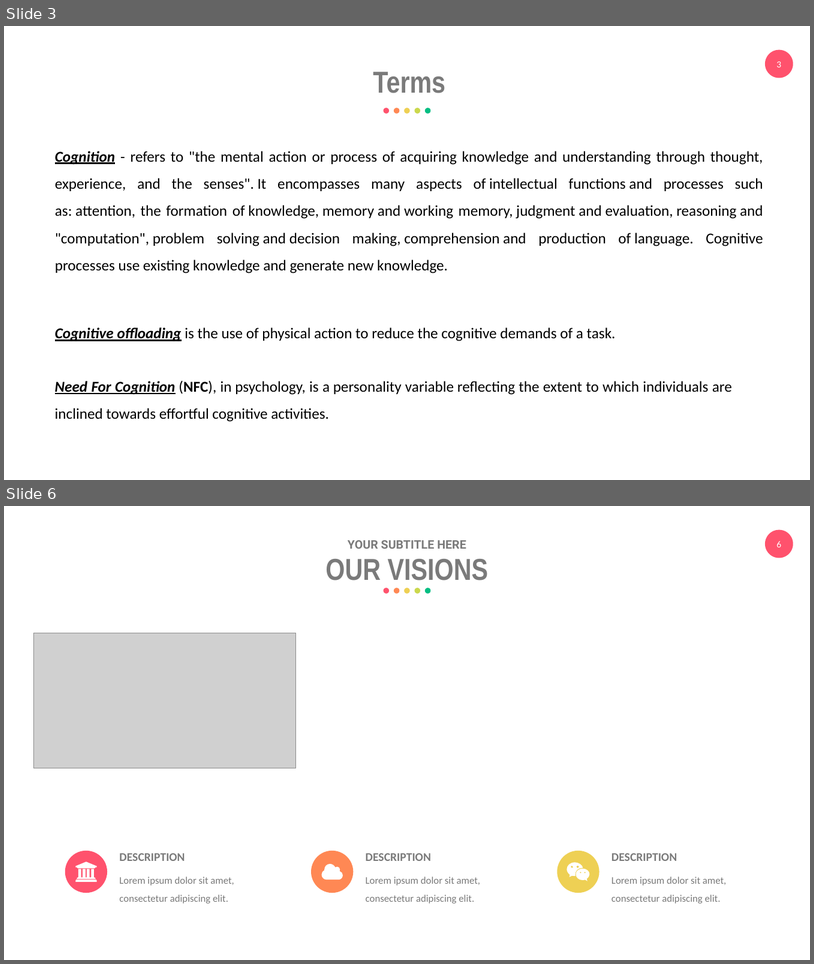
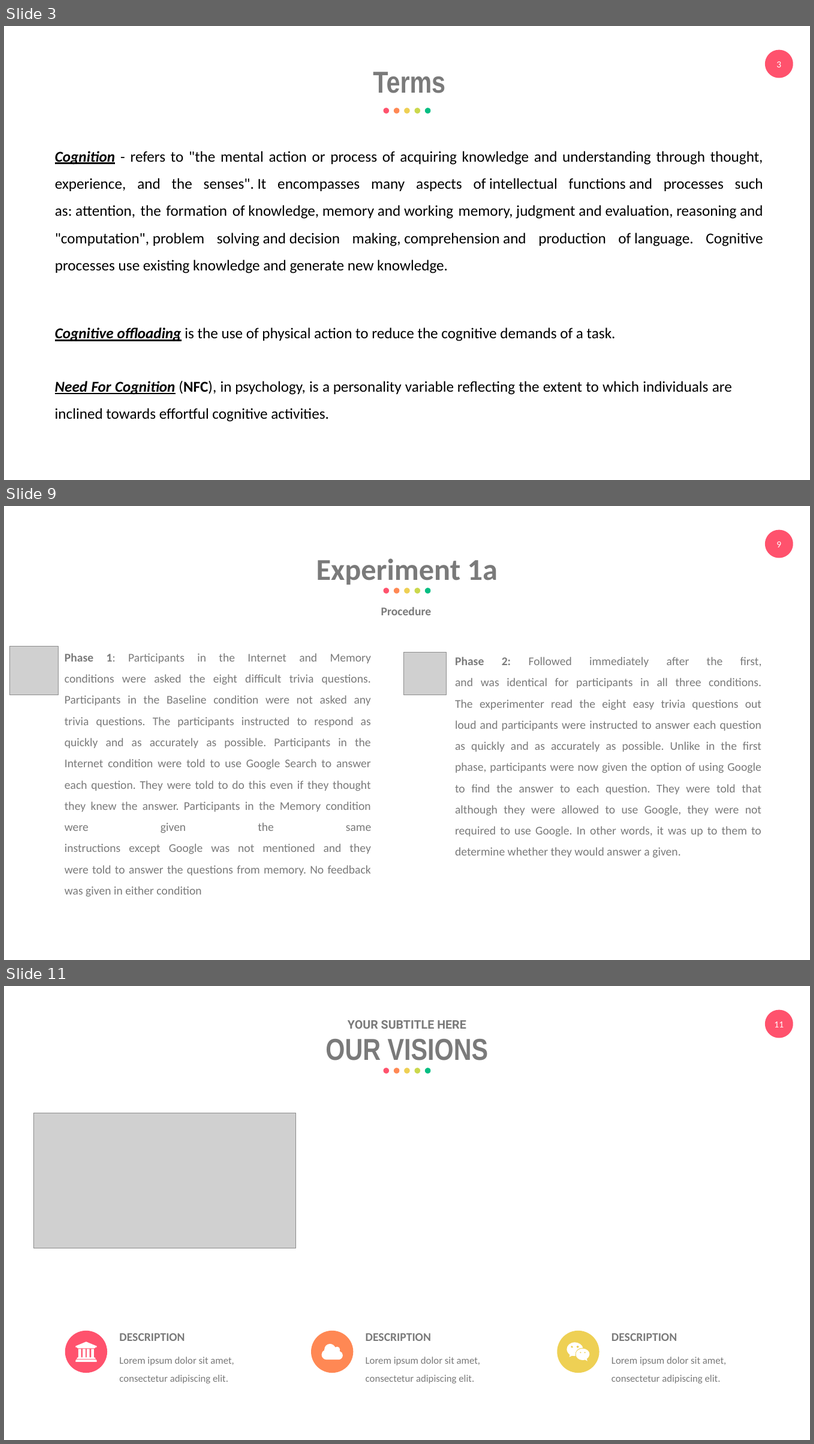
Before and after one commit to eemintz/ResearchML, a slide deck: PresentationEliyahuMintz.pptx. Shown one above the other, each under a label of ours: slides 3 and 6 before the commit, slides 3, 9 and 11 after it; the slides between them are not shown. The pictures are 814x964 and 814x1444 pixels, drawn with LibreOffice and Linux fonts; fonts in the diff are those of the drawing; grey boxes stand for pictures. Boxes give left, top, right and bottom in pixels: in the first picture for what was removed or moved away, otherwise in the second. Text is boxed around its words. In the diff, an @@ line names an element or a change of style, - is before the commit and + after.

```diff
--- a/PresentationEliyahuMintz.pptx
+++ b/PresentationEliyahuMintz.pptx
@@ slide 9 added at [4,506,810,960], background #FFFFFF; not listed: 2 template elements that a slide beside it also shows @@
@@ text added at [317,558,498,585], 36 pt, text #7A7A7A, bold @@
+Experiment 1a
@@ group added at [384,588,431,594]: 5 ellipses @@
@@ text added at [381,607,432,615], 14 pt, text #7A7A7A, bold @@
+Procedure
@@ picture added at [10,646,59,696] @@
@@ text added at [65,653,372,897], 14 pt, text #7A7A7A @@
+Phase 1: Participants in the Internet and Memory
+conditions were asked the eight difficult trivia questions.
+Participants in the Baseline condition were not asked any
+trivia questions. The participants instructed to respond as quickly and as accurately as possible. Participants in the Internet condition were told to use Google Search to answer each question. They were told to do this even if they thought they knew the answer. Participants in the Memory condition were given the same
+instructions except Google was not mentioned and they
+were told to answer the questions from memory. No feedback was given in either condition
@@ picture added at [404,652,447,695] @@
@@ text added at [455,657,762,858], 14 pt, text #7A7A7A @@
+Phase 2: Followed immediately after the first,
+and was identical for participants in all three conditions.
+The experimenter read the eight easy trivia questions out
+loud and participants were instructed to answer each question as quickly and as accurately as possible. Unlike in the first phase, participants were now given the option of using Google to find the answer to each question. They were told that although they were allowed to use Google, they were not required to use Google. In other words, it was up to them to determine whether they would answer a given.
@@ what was slide 6 is now slide 11 @@
@@ page number at [774,1021,784,1027]: text changed @@
-6
+11
```
Also in this commit, not shown: 4 slides changed, 6 other slides added, 4 slides removed.
